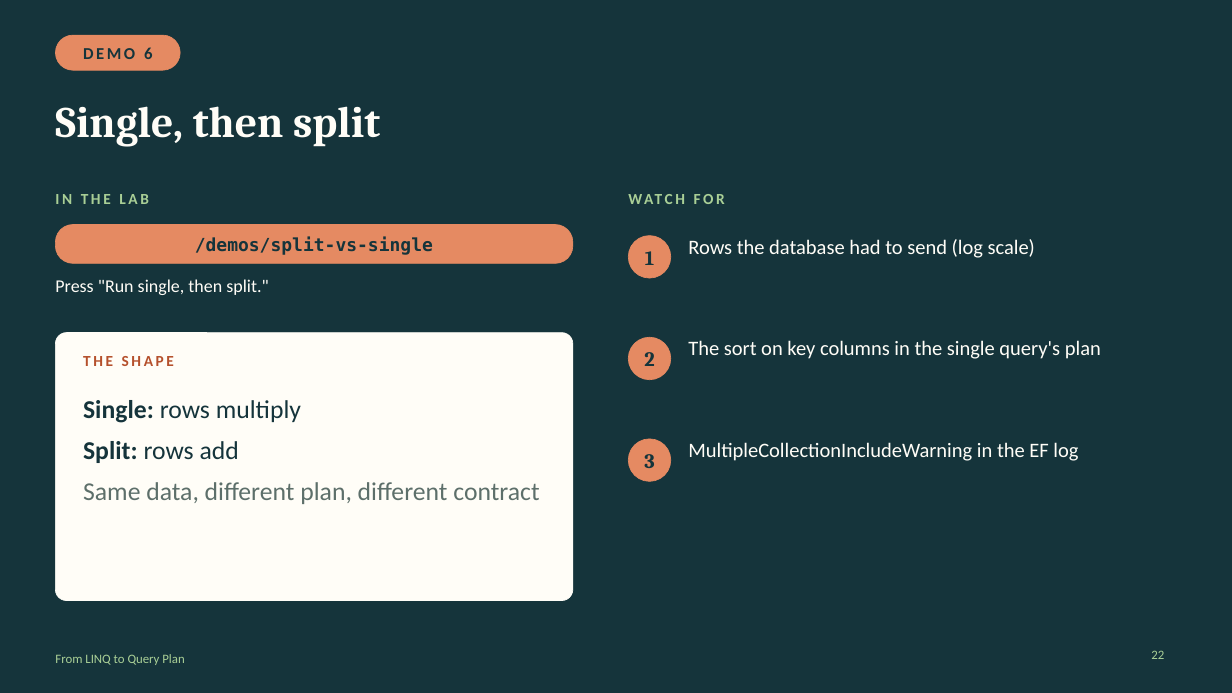
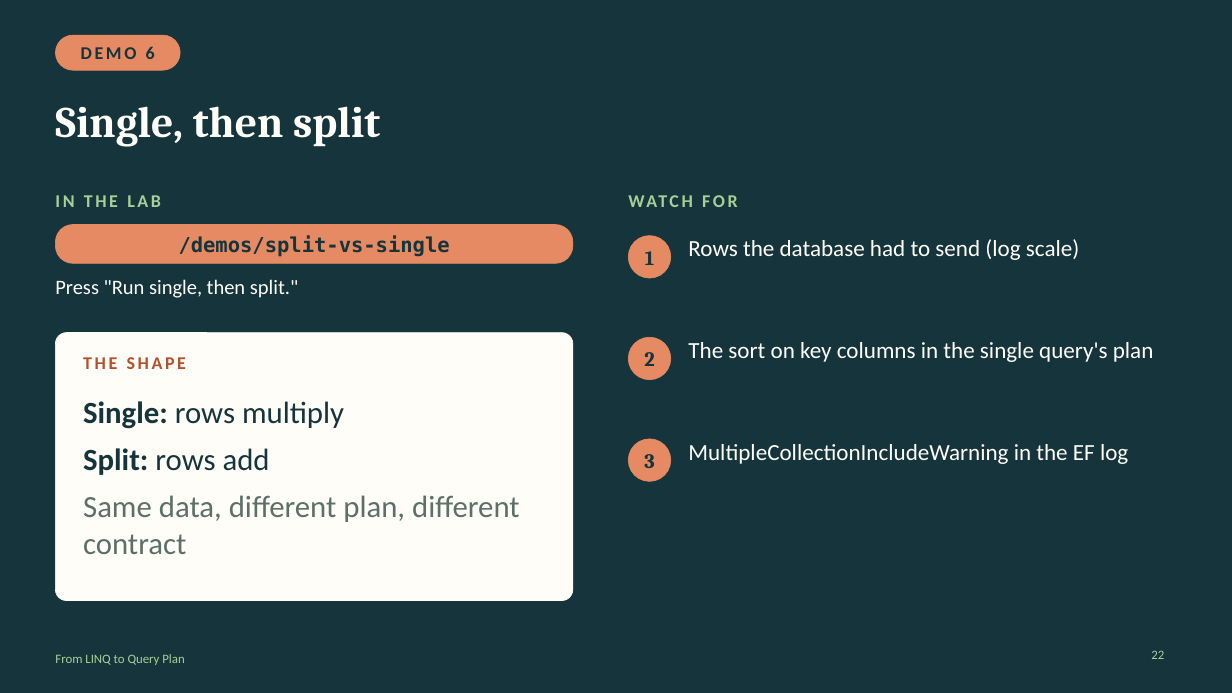
Before and after one commit to cwoodruff/efcore-linq-query-plan, a slide deck: slide 22 of From-LINQ-to-Query-Plan-v2.pptx. Drawn at 1232x693 pixels with LibreOffice and Linux fonts; fonts in the diff are those of the drawing. Boxes give left, top, right and bottom in pixels: in the first picture for what was removed or moved away, otherwise in the second. Text is boxed around its words. In the diff, an @@ line names an element or a change of style, - is before the commit and + after.

Commit message:
Update presentation slides
Updated From-LINQ-to-Query-Plan-v2.pptx content

```diff
--- a/From-LINQ-to-Query-Plan-v2.pptx
+++ b/From-LINQ-to-Query-Plan-v2.pptx
@@ text "DEMO 6" at [81,46,155,59]: size 13 to 14 pt @@
@@ size 12 to 14 pt in 3 elements at [55,195,161,207], [83,357,186,369], [628,189,1174,222] @@
@@ text "/demos/split-vs-single" at [179,235,450,257]: size 14 to 16 pt @@
@@ text "Press "Run single, then split."" at [55,279,298,298]: size 14 to 16 pt @@
@@ text "Single: rows multiply" at [83,401,520,554]: size 20 to 24 pt @@
@@ size 16 to 18 pt in 3 elements at [688,239,1079,260], [688,342,1154,362], [688,444,1128,464] @@
```
Also in this commit, not shown: 30 other slides changed.
